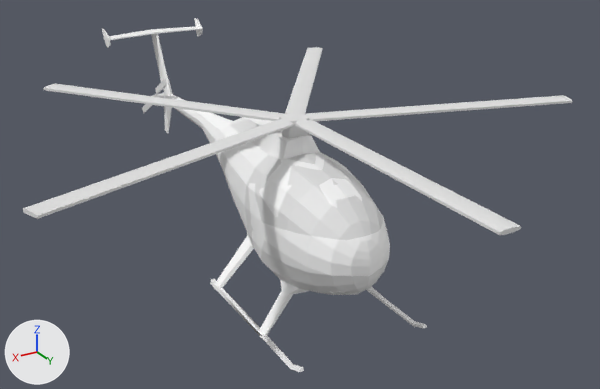
Before and after pictures for a commit that changed the glTF model assets/models/Heli.gltf.
Camera for both pictures: a camera (50 mm lens) standing at (7.11, 11.97, 6.07) and looking at (-0.42, -0.58, -0.2). Lighting does not change. The marker at lower left points along +X, +Y and +Z. Where no turn or scale is listed for an object, it has been applied to the vertices. Vertices at the same position are counted once.

In view in the first picture: 'HeliBody', 'MainRotor'.
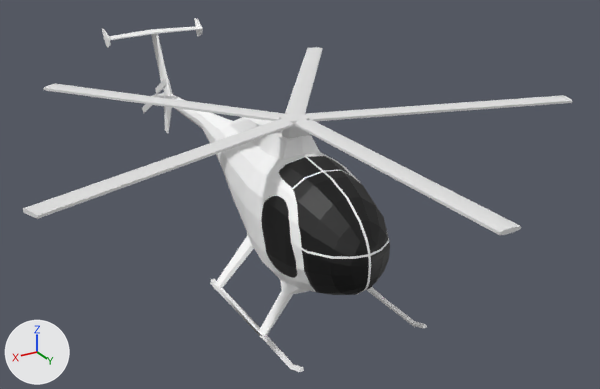
Edits to the bpy script that builds the scene:
```text
Change mat_body_material:
    remove n2 = _N.new('ShaderNodeMix'); n2.name = 'Mix'
    remove n2.data_type = 'RGBA'
    remove n2.blend_type = 'MULTIPLY'
    remove n2.inputs[0].default_value = 1.0  # 'Factor'
    remove n3 = _N.new('ShaderNodeVertexColor'); n3.name = 'Color Attribute'
    where n0 = _N.new('ShaderNodeBsdfPrincipled'); n0.name = 'Principled BSDF'
    where n4 = _N.new('ShaderNodeTexImage'); n4.name = 'Image Texture'
    remove _L.new(n2.outputs[2], n0.inputs[0])  # 'Result' to 'Base Color'
    remove _L.new(n3.outputs[0], n2.inputs[7])  # 'Color' to 'B'
    remove _L.new(n4.outputs[0], n2.inputs[6])  # 'Color' to 'A'
    add _L.new(n4.outputs[0], n0.inputs[0])  # 'Color' to 'Base Color'
Change me_cube_002:
    where me_cube_002.from_pydata(...)  # 367 vertices, 742 faces; spans x -1.32..1.32, y -6.82..2.32, z -2.02..2.03
    used by ob_helibody; location = (0.0, 0.0, 0.0)
    me_cube_002 part 1: 742 kept faces spanning x -1.32..1.32, y -6.82..2.32, z -2.02..2.03 get new texture (UV) coordinates
    me_cube_002 part 2: 534 faces spanning x -1.32..1.32, y -6.82..2.32, z -2.02..2.03 switch from mat_defaultmaterial to mat_body_material (picture img_heli_uv)
```

Where the change shows, as pixel boxes (x1, y1, x2, y2) in the pictures (600 x 389 px):
'HeliBody', recoloured, surface changed (white to black): (243, 135, 390, 295) in both
part 1 of me_cube_002, surface changed (white to black): (245, 153, 390, 295) in both
part 2 of me_cube_002, recoloured: (243, 135, 375, 292) in both
